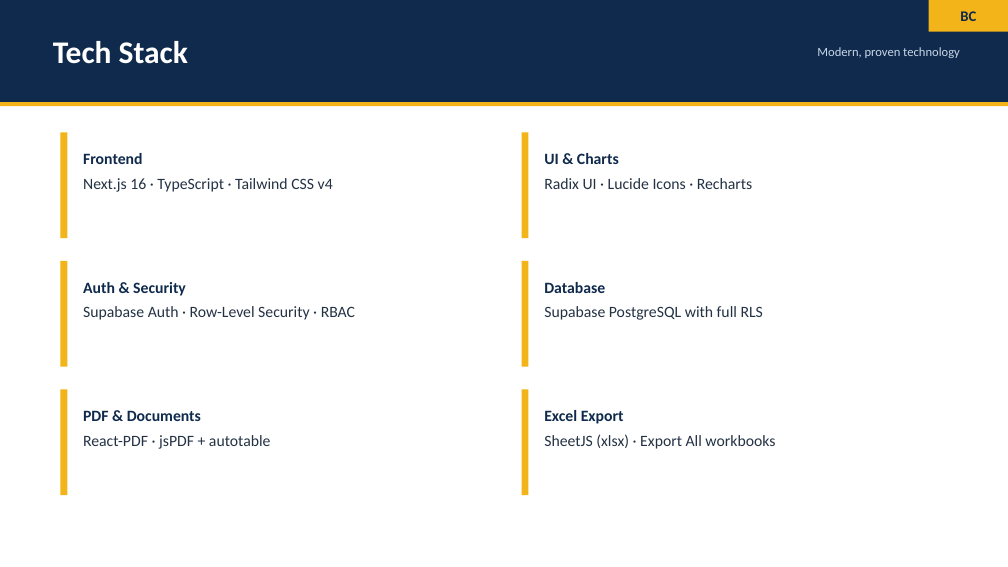
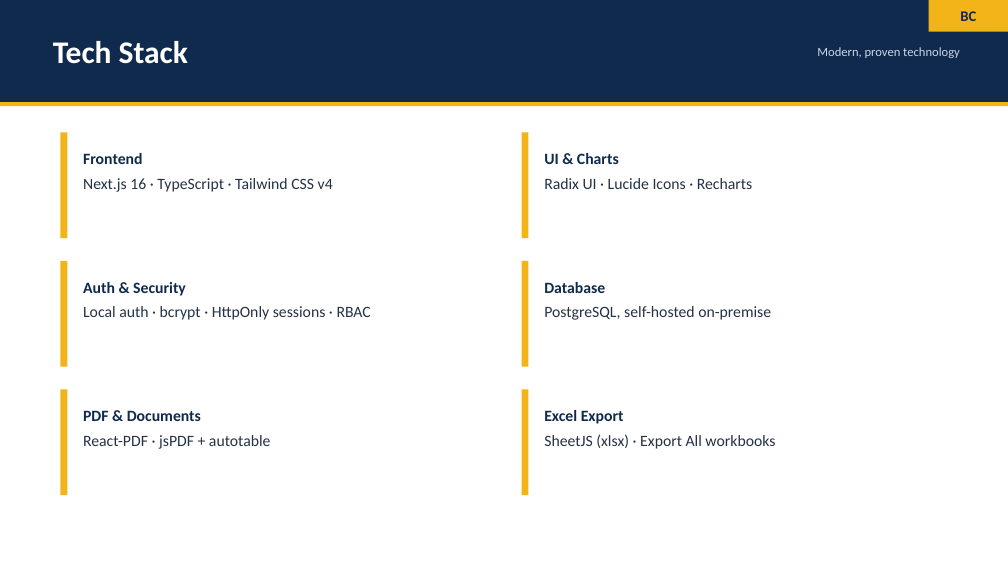
Before and after one commit to FENRIR315/BarangayConnect-system-roadmap-planning, a slide deck: slide 8 of BarangayConnect_Presentation.pptx (slide 7 before the commit). Drawn at 1008x567 pixels with LibreOffice and Linux fonts; fonts in the diff are those of the drawing. Boxes give left, top, right and bottom in pixels: in the first picture for what was removed or moved away, otherwise in the second. Text is boxed around its words. In the diff, an @@ line names an element or a change of style, - is before the commit and + after.

Commit message:
feat(auth): barangay-issued resident accounts with optional email notifications
- Replace public self-signup and email OTP with a staff-only create-account action. Barangay office issues logins (Add Resident / Create Login), sets the initial password; accounts are active immediately with no verification or approval queue.
- Remove signup and accounts-approval pages and their proxy/public path entries.
- Add queued SMTP notifications (nodemailer) with an offline mode when SMTP_PASS is unset; drained by instrumentation every 30s.
- Apply migration 20260911 (email_queue, notifications, users fields) and document the new account model in README.
- Ship the updated 10-slide client presentation deck.

```diff
--- a/BarangayConnect_Presentation.pptx
+++ b/BarangayConnect_Presentation.pptx
@@ text at (83,306,371,320): text changed @@
-Supabase Auth · Row-Level Security · RBAC
+Local auth · bcrypt · HttpOnly sessions · RBAC
@@ text at (544,306,771,320): text changed @@
-Supabase PostgreSQL with full RLS
+PostgreSQL, self-hosted on-premise
```
Also in this commit, not shown: 4 other slides changed, 2 slides added, 19 other files.
